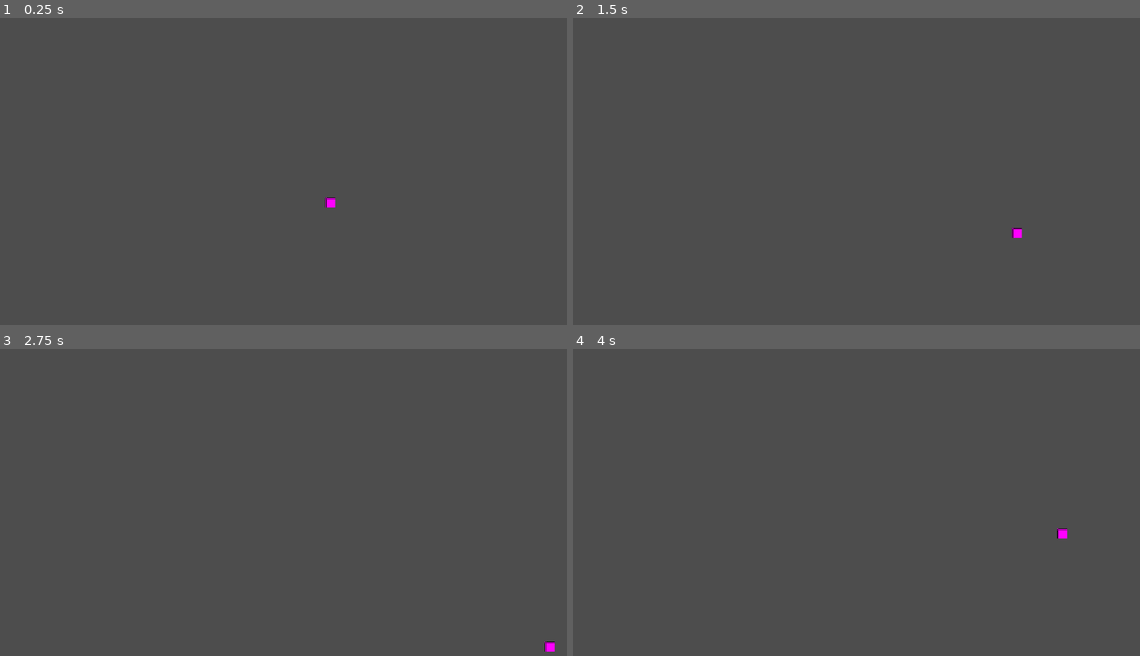
Above: before the commit, frames 1-4 (two rows, left to right).
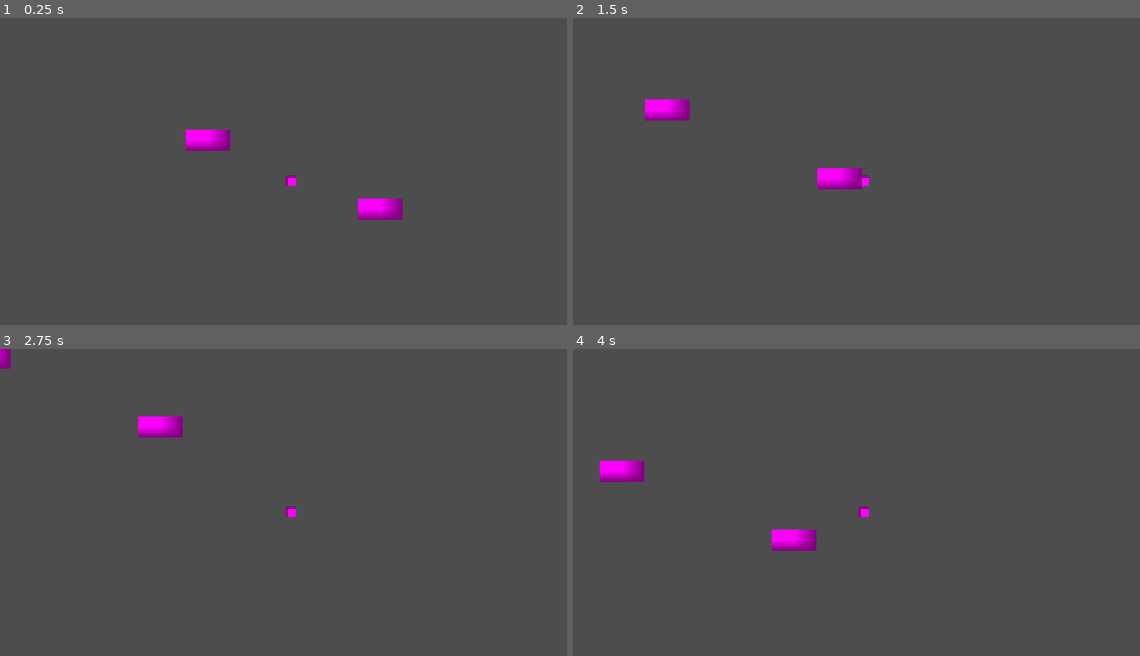
Above: after the commit, the same moments.

Repository: Royal-Duck/wildjam90_lvl03
Game: Godot game, scene res://world.tscn
The game is run twice, just before and just after one commit, with the same random seed, the same clock (stepped at 60 frames per second) and the same inputs.
Inputs:
- Up to frame 1 (0.25 s): no input
- Up to frame 2 (1.5 s): tap Enter at 0.5 s; hold D (right) 0.53-1.28 s; hold S (down) from 1.28 s (still down)
- Up to frame 3 (2.75 s): release S (down) at 2.03 s; hold D (right) from 2.03 s (still down)
- Up to frame 4 (4 s): release D (right) at 2.78 s; hold W (up) 2.78-3.53 s; hold A (left) from 3.53 s (still down)

The runs differ from the first frame. In frame 1, 1.2% of the frame differs, in the area x 32-71%, y 36-66%; in frame 2, 1.2%; in frame 3, 0.8%; in frame 4, 1.2%.

Commit message:
camera follow player

Diff:
--- a/player/Player.tscn
+++ b/player/Player.tscn
@@ -15,3 +15,5 @@
 
 [node name="Sprite2D" type="Sprite2D" parent="." unique_id=1167734272]
 texture = SubResource("PlaceholderTexture2D_ulp21")
+
+[node name="Camera2D" type="Camera2D" parent="." unique_id=70856044]
--- a/world.tscn
+++ b/world.tscn
@@ -3,6 +3,8 @@
 [ext_resource type="PackedScene" uid="uid://cgss8b3frjjvs" path="res://player/Player.tscn" id="1_f3sb7"]
 
 [sub_resource type="TileSet" id="TileSet_f3sb7"]
+
+[sub_resource type="PlaceholderTexture2D" id="PlaceholderTexture2D_f3sb7"]
 
 [node name="world" type="Node2D" unique_id=803981536]
 
@@ -11,3 +13,13 @@
 
 [node name="TileMapLayer" type="TileMapLayer" parent="." unique_id=704290214]
 tile_set = SubResource("TileSet_f3sb7")
+
+[node name="Placeholder" type="Sprite2D" parent="." unique_id=1139906116]
+position = Vector2(490.00003, 286)
+scale = Vector2(88.49999, 41.5)
+texture = SubResource("PlaceholderTexture2D_f3sb7")
+
+[node name="Placeholder2" type="Sprite2D" parent="." unique_id=219400991]
+position = Vector2(831, 423)
+scale = Vector2(88.49999, 41.5)
+texture = SubResource("PlaceholderTexture2D_f3sb7")
